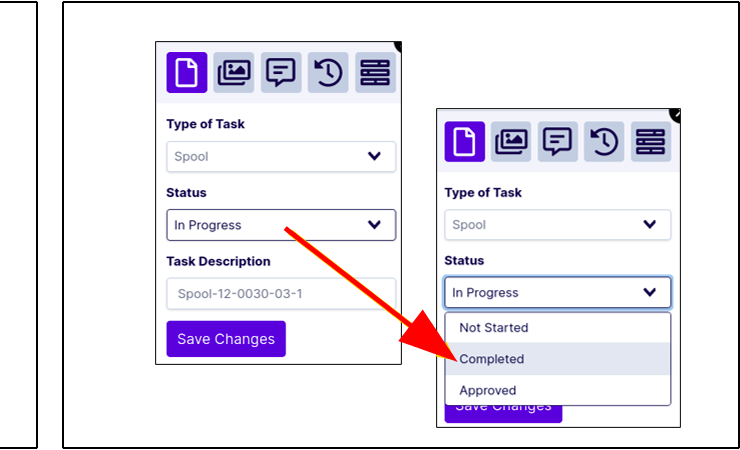
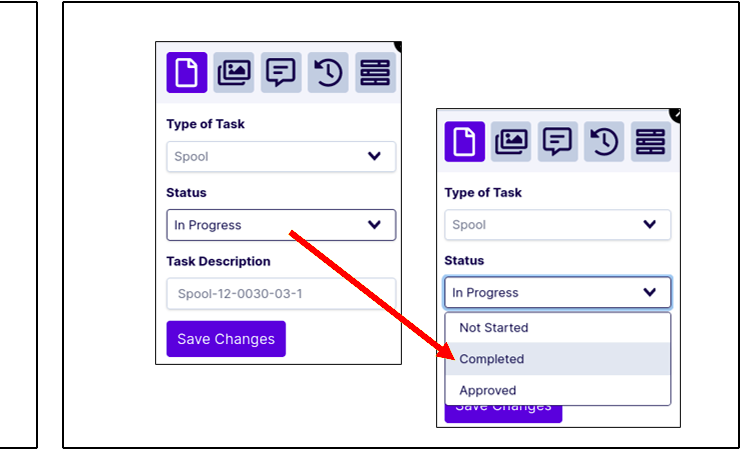
Layered file, before and after one edit (740 x 450). Changes by layer:
painted on "Background" over [288, 230, 455, 360]
